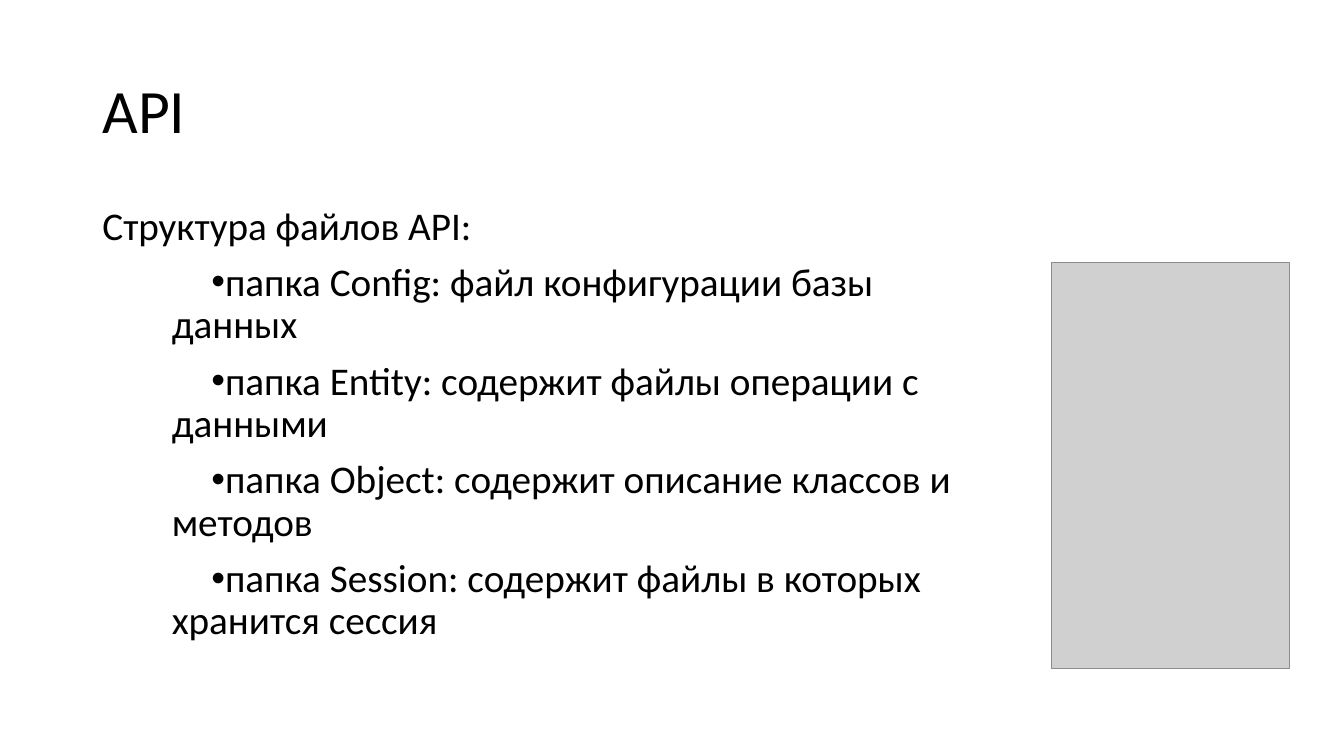
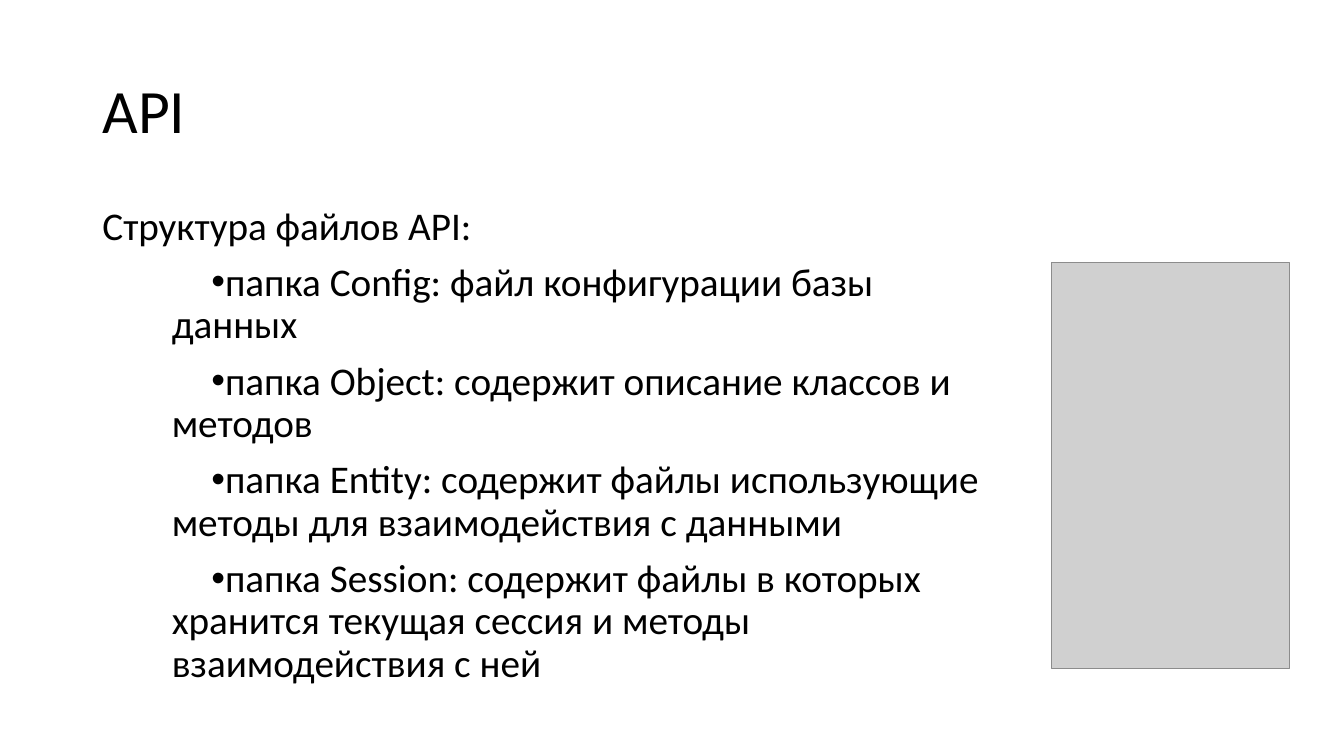
Before and after one commit to H3LLG0/Cursovoi, a slide deck: slide 9 of DOCS/презентация к карсовому проекту.pptx. Drawn at 1344x756 pixels with LibreOffice and Linux fonts; fonts in the diff are those of the drawing; grey boxes stand for pictures. Boxes give left, top, right and bottom in pixels: in the first picture for what was removed or moved away, otherwise in the second. Text is boxed around its words. In the diff, an @@ line names an element or a change of style, - is before the commit and + after.

```diff
--- a/DOCS/презентация к карсовому проекту.pptx
+++ b/DOCS/презентация к карсовому проекту.pptx
@@ text at [172, 368, 919, 444]: paragraph removed @@
-• папка Entity: содержит файлы операции с данными
@@ text at [172, 466, 979, 684]: text changed @@
-• папка Session: содержит файлы в которых хранится сессия
+• папка Entity: содержит файлы использующие методы для взаимодействия с данными
+• папка Session: содержит файлы в которых хранится текущая сессия и методы взаимодействия с ней
```
Also in this commit, not shown: 1 other slide changed.
